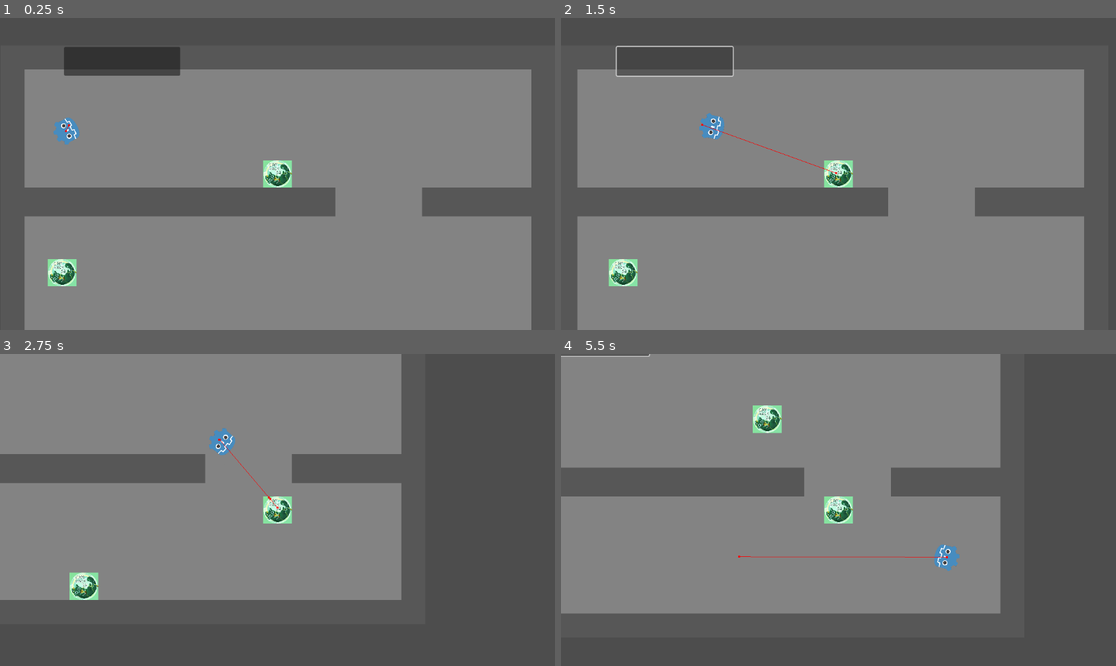
Above: before the commit, frames 1-4 (two rows, left to right).
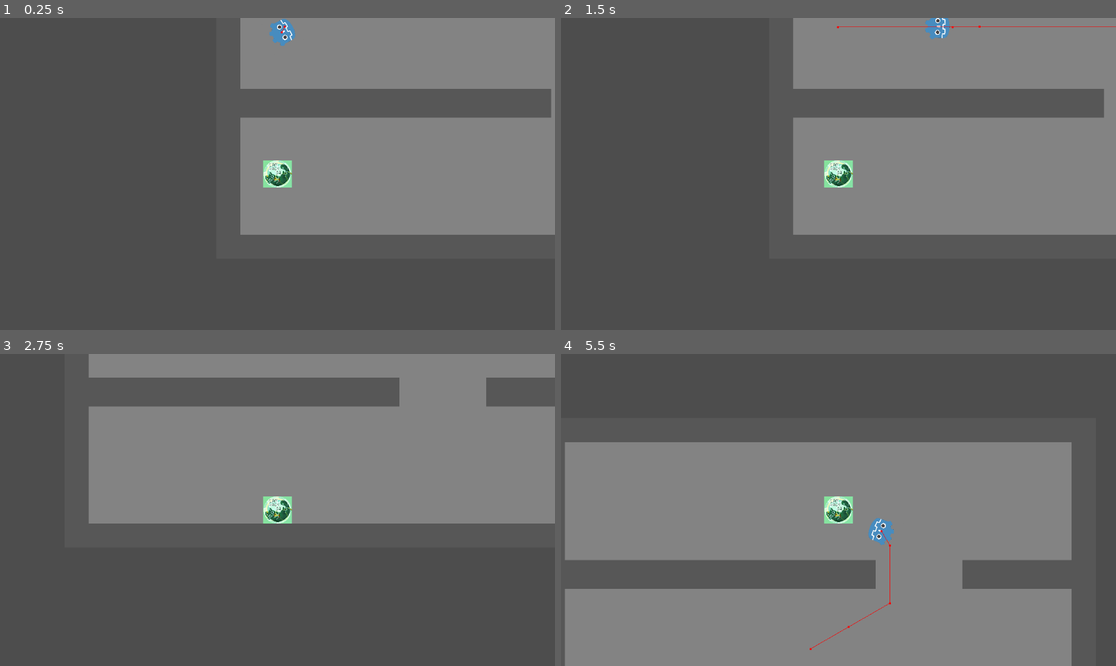
Above: after the commit, the same moments.

Repository: AmirH32/Bot-Or-Not
Game: Godot game, scene res://scenes/world.tscn
Same seed, same stepped clock (60 frames per second), same inputs: the game is played once before the commit and once after it.
Inputs (mouse positions are in pixels of both pictures, inside the frame that each line leads up to):
- Up to frame 1 (0.25 s): no input
- Up to frame 2 (1.5 s): click (683, 61) at 0.52 s; hold Right (ui_right) from 1.28 s (still down)
- Up to frame 3 (2.75 s): release Right (ui_right) at 2.03 s; hold Down (ui_down) from 2.03 s (still down)
- Up to frame 4 (5.5 s): release Down (ui_down) at 2.78 s; hold Right (ui_right) 2.78-3.53 s; hold Up (ui_up) 3.53-4.28 s; hold Left (ui_left) from 4.28 s (still down)

The runs differ from the first frame. In frame 1, 65% of the frame differs, in the area x 4-100%, y 0-100%; in frame 2, 65%; in frame 3, 48%; in frame 4, 56%.

Commit message:
removed duplicate players and put player in start position

Diff:
--- a/scenes/levels/level_1.tscn
+++ b/scenes/levels/level_1.tscn
@@ -1,9 +1,8 @@
-[gd_scene load_steps=6 format=3 uid="uid://dko75ved06bh6"]
+[gd_scene load_steps=5 format=3 uid="uid://dko75ved06bh6"]
 
 [ext_resource type="PackedScene" uid="uid://vnwr3jimmylu" path="res://scenes/levels/level_template.tscn" id="1_e3uxy"]
 [ext_resource type="PackedScene" uid="uid://bke0dgo8ox7eu" path="res://scenes/wall.tscn" id="1_kda31"]
 [ext_resource type="PackedScene" uid="uid://bjea43707cf6s" path="res://scenes/ai_navigation.tscn" id="3_arjpn"]
-[ext_resource type="PackedScene" uid="uid://buylp0oplm2sj" path="res://scenes/movement.tscn" id="4_u51dj"]
 
 [sub_resource type="NavigationPolygon" id="NavigationPolygon_nljkw"]
 vertices = PackedVector2Array(1072, 80, 1072, 265, 845, 265, 80, 80, 845, 385, 1072, 385, 1072, 568, 80, 568, 80, 385, 725, 385, 725, 265, 80, 265)
@@ -27,8 +26,8 @@
 position = Vector2(1000, 325)
 scale = Vector2(250, 60)
 
-[node name="NavigationRegion2D" parent="." index="7"]
+[node name="NavigationRegion2D" parent="." index="8"]
 navigation_polygon = SubResource("NavigationPolygon_nljkw")
 
-[node name="CharacterBody2D" parent="." index="8" instance=ExtResource("4_u51dj")]
-position = Vector2(128, 472)
+[node name="Player" parent="." index="9"]
+position = Vector2(127, 472)
--- a/scenes/levels/level_2.tscn
+++ b/scenes/levels/level_2.tscn
@@ -1,9 +1,8 @@
-[gd_scene load_steps=7 format=3 uid="uid://bmeh7vx53p8jy"]
+[gd_scene load_steps=6 format=3 uid="uid://bmeh7vx53p8jy"]
 
 [ext_resource type="PackedScene" uid="uid://vnwr3jimmylu" path="res://scenes/levels/level_template.tscn" id="1_01fsc"]
 [ext_resource type="PackedScene" uid="uid://bke0dgo8ox7eu" path="res://scenes/wall.tscn" id="2_s68o3"]
 [ext_resource type="PackedScene" uid="uid://bjea43707cf6s" path="res://scenes/ai_navigation.tscn" id="4_k214p"]
-[ext_resource type="PackedScene" uid="uid://buylp0oplm2sj" path="res://scenes/movement.tscn" id="4_mejhh"]
 
 [sub_resource type="NavigationPolygon" id="NavigationPolygon_0larn"]
 vertices = PackedVector2Array(546, 948, 716.43, 1025, 80, 1025, 436, 948, 281, 948, 171, 948, 80, 80, 171, 138, 716.43, 80, 281, 138, 716.43, 586.344, 546, 138, 835.57, 515.656, 835.57, 80, 1865, 80, 1865, 1025, 835.57, 1025, 835.57, 586.344, 716.43, 515.656, 436, 138)
@@ -21,21 +20,17 @@
 
 [node name="Level1" instance=ExtResource("1_01fsc")]
 
-[node name="Wall" parent="." index="0"]
+[node name="Wall" parent="." index="1"]
 position = Vector2(960, 25)
 scale = Vector2(1920, 50)
 
-[node name="Wall2" parent="." index="1"]
+[node name="Wall2" parent="." index="2"]
 position = Vector2(25, 540)
 scale = Vector2(50, 1080)
 
-[node name="Wall3" parent="." index="2"]
+[node name="Wall3" parent="." index="3"]
 position = Vector2(960, 1080)
 scale = Vector2(1920, 50)
-
-[node name="Wall4" parent="." index="3"]
-position = Vector2(1920, 540)
-scale = Vector2(50, 1080)
 
 [node name="Wall5" parent="." index="4" instance=ExtResource("2_s68o3")]
 position = Vector2(226, 543)
@@ -70,8 +65,12 @@
 position = Vector2(1200, 150)
 path = Array[Vector2]([Vector2(1200, 950), Vector2(1200, 150)])
 
-[node name="NavigationRegion2D" parent="." index="12"]
+[node name="Wall4" parent="." index="12"]
+position = Vector2(1920, 540)
+scale = Vector2(50, 1080)
+
+[node name="NavigationRegion2D" parent="." index="13"]
 navigation_polygon = SubResource("NavigationPolygon_38ce8")
 
-[node name="CharacterBody2D" parent="." index="13" instance=ExtResource("4_mejhh")]
-position = Vector2(123, 567)
+[node name="Player" parent="." index="14"]
+position = Vector2(124, 559)
--- a/scenes/levels/level_3.tscn
+++ b/scenes/levels/level_3.tscn
@@ -1,8 +1,7 @@
-[gd_scene load_steps=6 format=3 uid="uid://cd4wwhcdyhoxp"]
+[gd_scene load_steps=5 format=3 uid="uid://cd4wwhcdyhoxp"]
 
 [ext_resource type="PackedScene" uid="uid://vnwr3jimmylu" path="res://scenes/levels/level_template.tscn" id="1_uepbj"]
 [ext_resource type="PackedScene" uid="uid://bke0dgo8ox7eu" path="res://scenes/wall.tscn" id="2_srdr6"]
-[ext_resource type="PackedScene" uid="uid://buylp0oplm2sj" path="res://scenes/movement.tscn" id="4_c1mvj"]
 [ext_resource type="PackedScene" uid="uid://bjea43707cf6s" path="res://scenes/ai_navigation.tscn" id="4_g5l4q"]
 
 [sub_resource type="NavigationPolygon" id="NavigationPolygon_1sptf"]
@@ -13,9 +12,6 @@
 agent_radius = 30.0
 
 [node name="Level1" instance=ExtResource("1_uepbj")]
-
-[node name="NavigationRegion2D" parent="." index="4"]
-navigation_polygon = SubResource("NavigationPolygon_1sptf")
 
 [node name="Wall5" parent="." index="5" instance=ExtResource("2_srdr6")]
 position = Vector2(125, 499)
@@ -84,5 +80,8 @@
 view_dist = 2000.0
 fov = 0.059
 
-[node name="CharacterBody2D" parent="." index="18" instance=ExtResource("4_c1mvj")]
-position = Vector2(95, 544)
+[node name="NavigationRegion2D" parent="." index="18"]
+navigation_polygon = SubResource("NavigationPolygon_1sptf")
+
+[node name="Player" parent="." index="19"]
+position = Vector2(94, 544)
